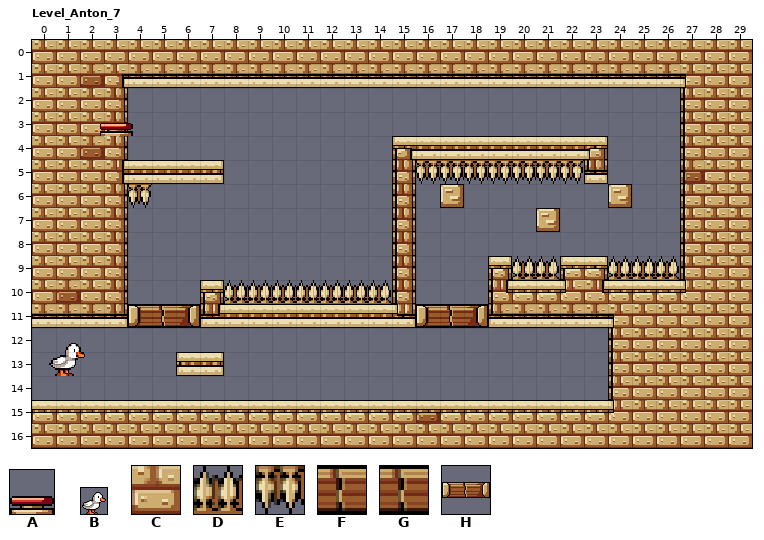
A LDtk project gets an edit: ldtk_levels/GameWorld.ldtk. The picture above was drawn from the file before the commit.
Cells are 16x16 px. Shown: Level_Anton_7 x 0..29, y 0..16. The commit also changed other parts of the map, which this record leaves out.
Key: from "Button": A 0; from "Duck": B 0; from "Dungeon": C 1 "Dungeon", D 3 "SpikesUp", E 5 "SpikesDown", F 7 "OneWayUp", G 9 "OneWayDown"; from "HorizontalDoor": H 0.
_ is an empty cell.
Objects are placed by their top-left corner, in cells (3,4 is the top-left corner of cell 3,4); size is 1x1 cell unless given.
Layers that did not change in this view are not listed.
Layer "Dungeon" before, first column x 0:
 0 CCCCCCCCCCCCCCCCCCCCCCCCCCCCCC
 1 CCCCCCCCCCCCCCCCCCCCCCCCCCCCCC
 2 CCCC_______________________CCC
 3 CCCC_______________________CCC
 4 CCCC___________CCCCCCCCC___CCC
 5 CCCCCCCC_______CEEEEEEEC___CCC
 6 CCCCE__________C_C______C__CCC
 7 CCCC___________C_____C_____CCC
 8 CCCC___________C___________CCC
 9 CCCC___________C___CDDCCDDDCCC
10 CCCC___CDDDDDDDC___CCCCCCCCCCC
11 CCCCGGGCCCCCCCCCFFFCCCCCCCCCCC
12 ________________________CCCCCC
13 ______CC________________CCCCCC
14 ________________________CCCCCC
15 CCCCCCCCCCCCCCCCCCCCCCCCCCCCCC
16 CCCCCCCCCCCCCCCCCCCCCCCCCCCCCC
Objects on layer "EntitiesLargeGrid" before:
B "PlayerSpawn" at 0.7,12.4 size 1.6x1.6
A "Button" at 2.8,2.6 size 1.4x1.4
H "HorizontalDoor" at 4,10 size 3x3
H "HorizontalDoor" at 16,10 size 3x3
New version:
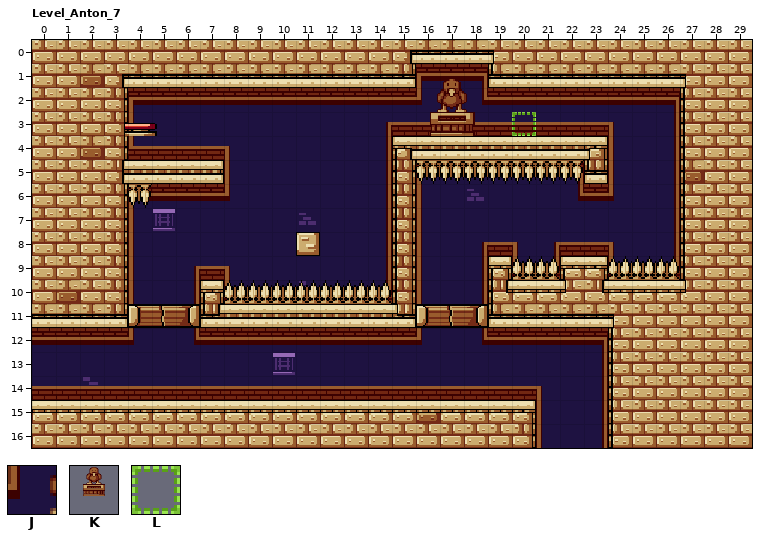
Further tiles: from "Background": J 1 "Background"; from "Checkpoint": K 0; from "Rects": L 2.
The edit:
{"where": "layer \"Background\""}
{"y":1,"x":16,"old":"___","new":"JJJ"}
{"y":2,"x":4,"old":"_______________________","new":"JJJJJJJJJJJJJJJJJJJJJJJ"}
{"y":3,"x":4,"old":"_______________________","new":"JJJJJJJJJJJJJJJJJJJJJJJ"}
{"y":4,"x":4,"old":"___________","new":"JJJJJJJJJJJ"}
{"y":4,"x":24,"old":"___","new":"JJJ"}
{"y":5,"x":8,"old":"_______","new":"JJJJJJJ"}
{"y":5,"x":16,"old":"_______","new":"JJJJJJJ"}
{"y":5,"x":24,"old":"___","new":"JJJ"}
{"y":6,"x":4,"old":"___________","new":"JJJJJJJJJJJ"}
{"y":6,"x":16,"old":"___________","new":"JJJJJJJJJJJ"}
{"y":7,"x":4,"old":"___________","new":"JJJJJJJJJJJ"}
{"y":7,"x":16,"old":"___________","new":"JJJJJJJJJJJ"}
{"y":8,"x":4,"old":"___________","new":"JJJJJJJJJJJ"}
{"y":8,"x":16,"old":"___________","new":"JJJJJJJJJJJ"}
{"y":9,"x":4,"old":"___________","new":"JJJJJJJJJJJ"}
{"y":9,"x":16,"old":"___","new":"JJJ"}
{"y":9,"x":20,"old":"__","new":"JJ"}
{"y":9,"x":24,"old":"___","new":"JJJ"}
{"y":10,"x":4,"old":"___","new":"JJJ"}
{"y":10,"x":8,"old":"_______","new":"JJJJJJJ"}
{"y":10,"x":16,"old":"___","new":"JJJ"}
{"y":12,"x":0,"old":"________________________","new":"JJJJJJJJJJJJJJJJJJJJJJJJ"}
{"y":13,"x":0,"old":"________________________","new":"JJJJJJJJJJJJJJJJJJJJJJJJ"}
{"y":14,"x":0,"old":"________________________","new":"JJJJJJJJJJJJJJJJJJJJJJJJ"}
{"y":15,"x":21,"old":"___","new":"JJJ"}
{"y":16,"x":21,"old":"___","new":"JJJ"}
{"where": "layer \"Dungeon\""}
{"y":1,"x":16,"old":"CCC","new":"___"}
{"y":6,"x":17,"old":"C","new":"_"}
{"y":6,"x":24,"old":"C","new":"_"}
{"y":7,"x":21,"old":"C","new":"_"}
{"y":8,"x":11,"old":"_","new":"C"}
{"y":13,"x":6,"old":"CC","new":"__"}
{"y":15,"x":21,"old":"CCC","new":"___"}
{"y":16,"x":21,"old":"CCC","new":"___"}
{"where": "layer \"EntitiesLargeGrid\""}
{"was": "A \"Button\" at 2.8,2.6 size 1.4x1.4", "now": "A \"Button\" at 3.8,2.6 size 1.4x1.4"}
{"now": "K \"Checkpoint\" at 15.5,1.5 size 4x4"}
{"now": "L \"CheckpointTrigger\" at 20,2 size 1x2"}
{"was": "B \"PlayerSpawn\" at 0.7,12.4 size 1.6x1.6"}
